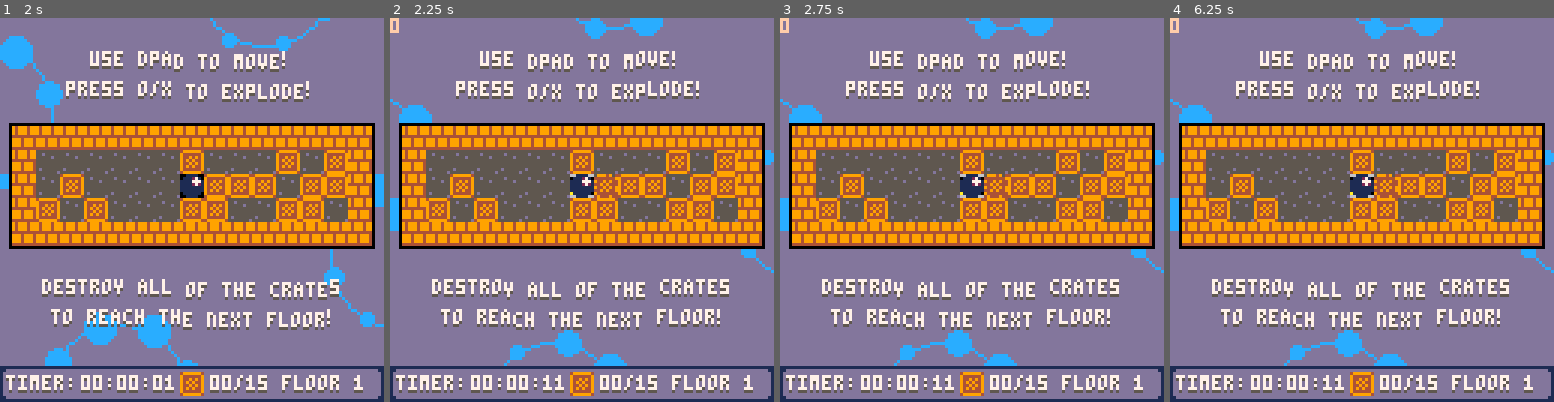
Above: before the commit, frames 1-4 (left to right).
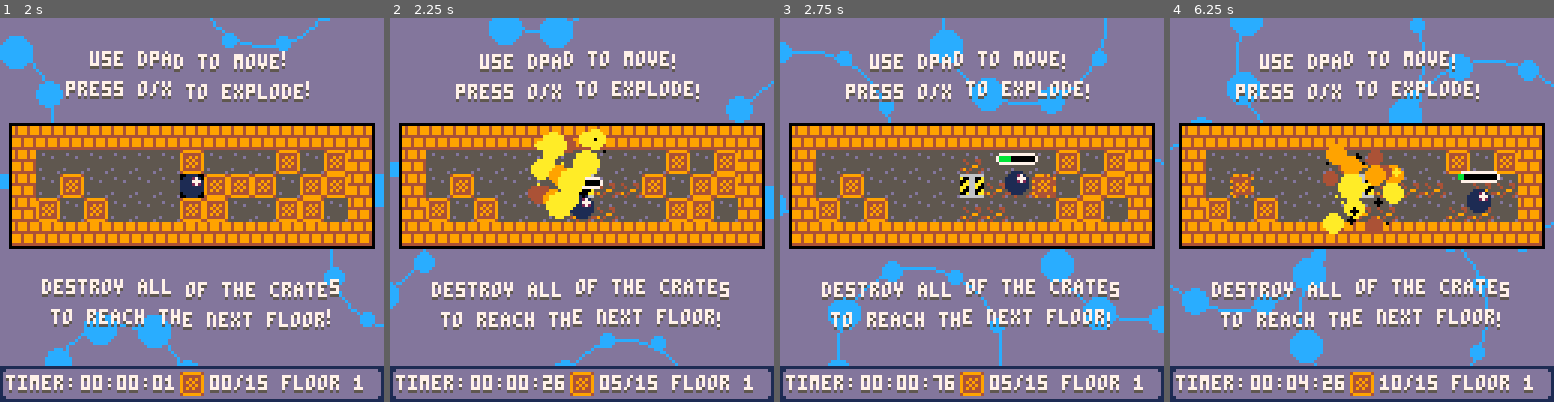
Above: after the commit, the same moments.

Repository: SHKBRD/P8CrateBall
Game: PICO-8 cartridge balltest24.p8
Two runs of this game, one before a commit and one after it. Both use one fixed random seed, a clock stepped at 60 frames per second and the inputs below.
Inputs:
- Up to frame 1 (2 s): tap X (X key) at 0.33, 1.07, 1.85 s; tap O (Z key) at 0.7, 1.7 s; hold Right from 1.6 s (still down)
- Up to frame 2 (2.25 s): release Right at 2.1 s; tap O (Z key) at 2.1 s; hold Up from 2.15 s (still down)
- Up to frame 3 (2.75 s): release Up at 2.42 s; hold Right from 2.47 s (still down); tap O (Z key) at 2.5 s
- Up to frame 4 (6.25 s): tap O (Z key) every 0.4 s from 2.9 to 6.1 s; tap X (X key) at 2.97, 4.08, 5.2 s; release Right at 3.03 s; hold Left 3.08-3.58 s; hold Down 3.63-3.97 s; hold Right 4.02-4.68 s; hold Up 4.73-5.03 s; hold Left 5.08-5.68 s; hold Down 5.73-6.03 s; hold Right from 6.08 s (still down)

Frame 1 is identical in both runs. In frame 2, 12% of the frame differs, in the area x 0-100%, y 0-97%; in frame 3, 13%; in frame 4, 15%, in the area x 0-100%, y 0-98%.

Commit message:
edit input for blast

Diff:
--- a/balltest24.p8
+++ b/balltest24.p8
@@ -1757,7 +1757,6 @@
 	poke(0x3201+68*9, poke1)
 	poke(0x3200+68*9, adj)
 	sfx(9,0)
-	if (btn(🅾️)) stop(norm)
 
 	print(spd, 16, 34, 8)
 end
@@ -1864,7 +1863,7 @@
 function player_control(player)
 
 	if p[player].blast_cool<=0 and p[player].fired != true then
-		if btn(5, player-1) then
+		if btn(5, player-1) or btn(4, player-1) then
 			player_blast(player)
 		end
 	end
